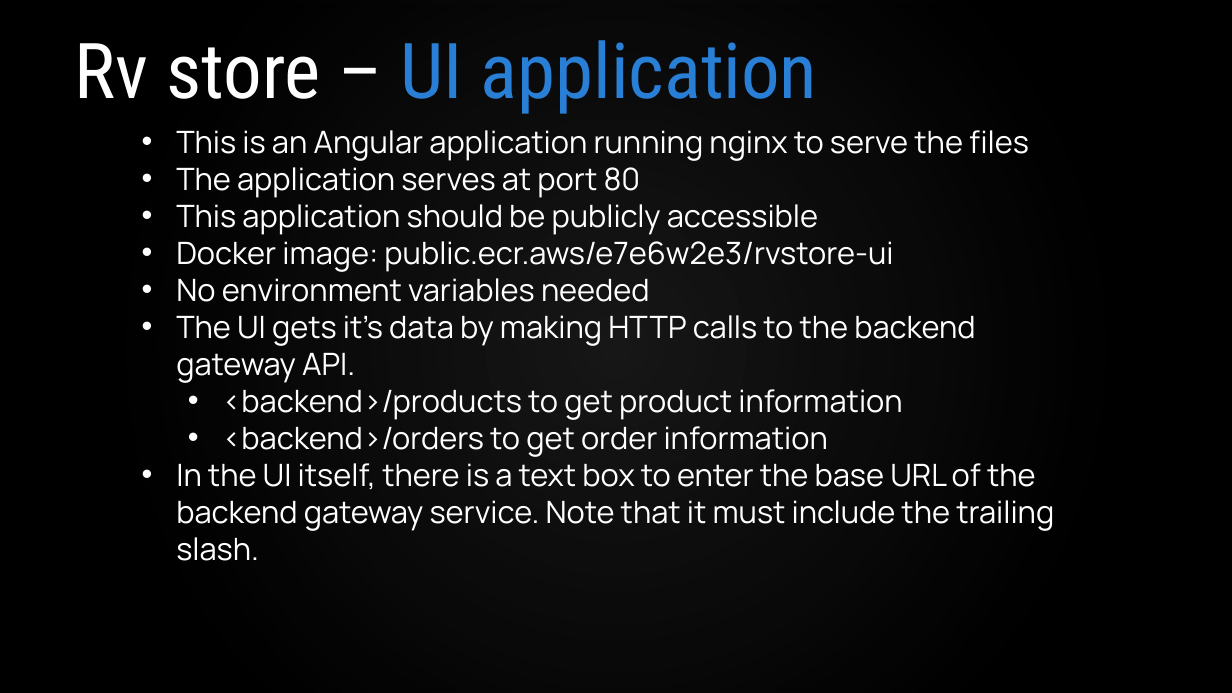
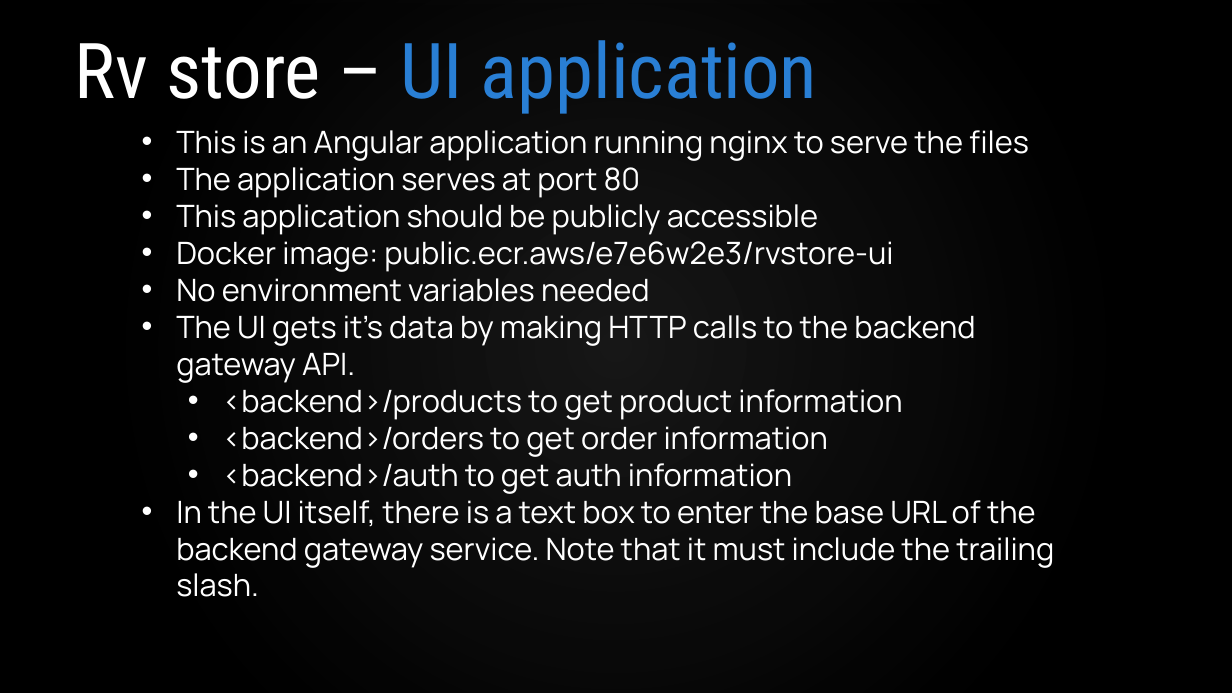
Before and after one commit to VergeOps/k8s-rvstore, a slide deck: slide 9 of rvstore_hackathon/K8s-RV Store Hackathon.pptx. Drawn at 1232x693 pixels with LibreOffice and Linux fonts; fonts in the diff are those of the drawing; background and template pictures are left out. Boxes give left, top, right and bottom in pixels: in the first picture for what was removed or moved away, otherwise in the second. Text is boxed around its words. In the diff, an @@ line names an element or a change of style, - is before the commit and + after.

```diff
--- a/rvstore_hackathon/K8s-RV Store Hackathon.pptx
+++ b/rvstore_hackathon/K8s-RV Store Hackathon.pptx
@@ text at box(223, 463, 792, 494): paragraph added @@
+  • <backend>/auth to get auth information
```
Also in this commit, not shown: 4 other slides changed, 1 other file.
